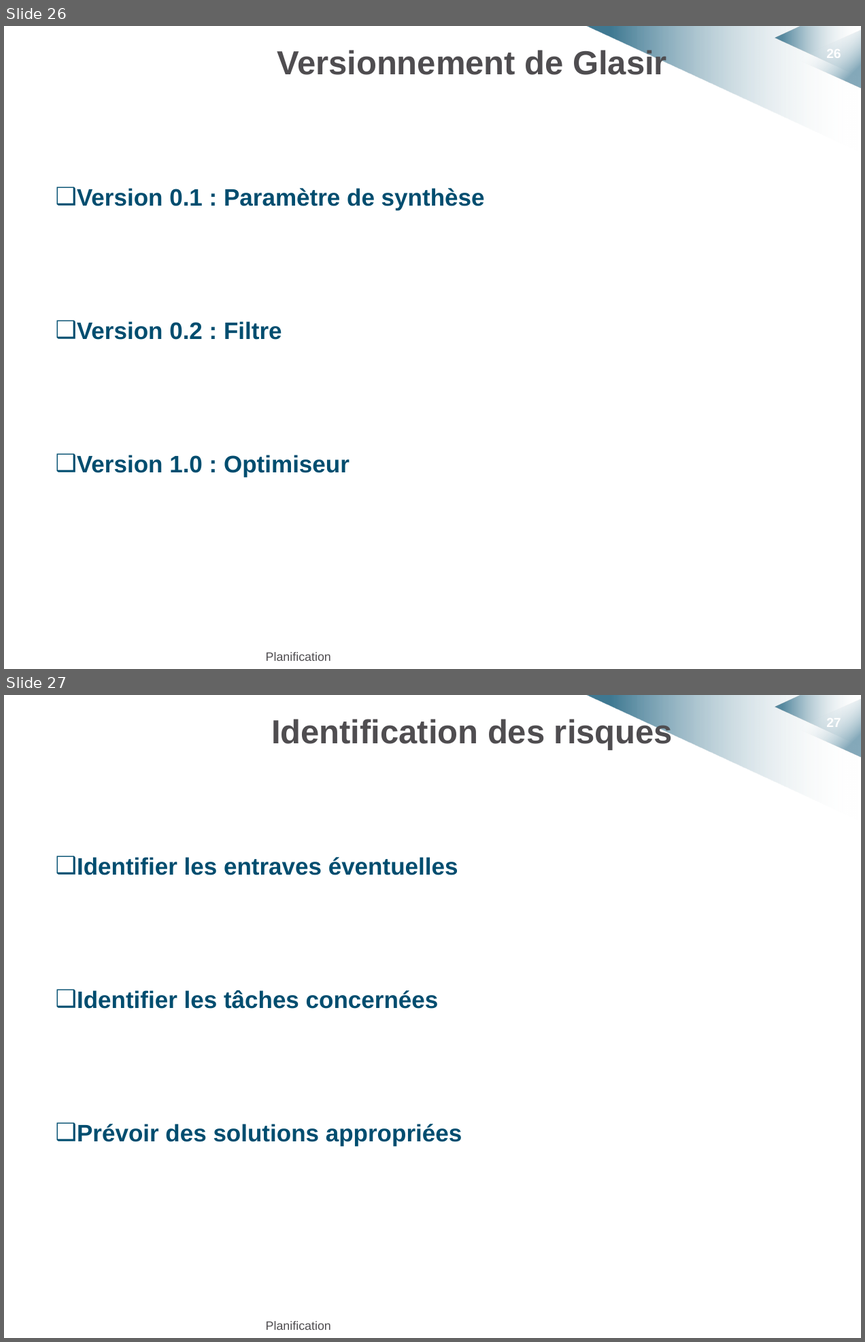
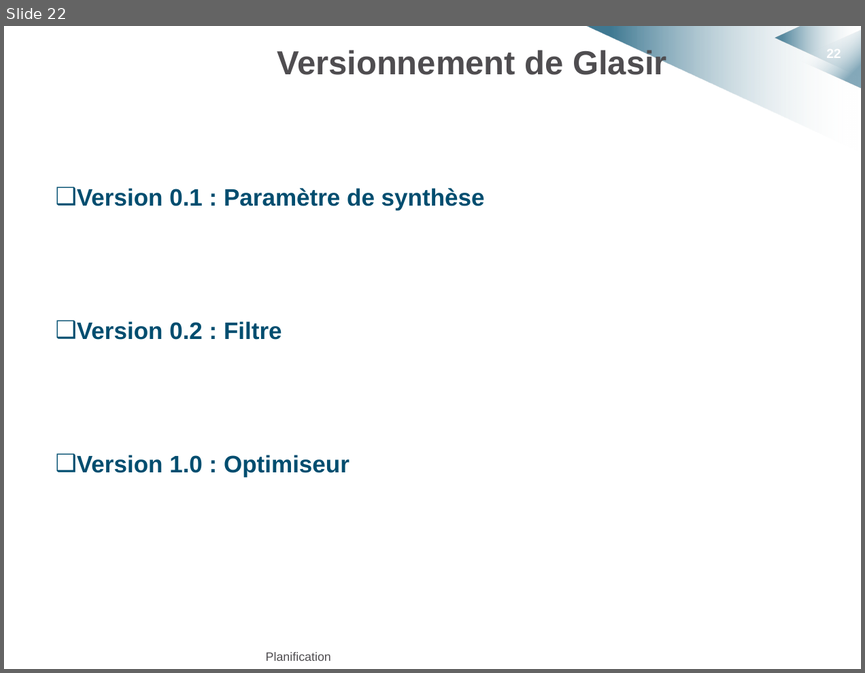
Before and after one commit to HKervadec/korrigolo, a slide deck: soutenances/projet_decembre/soutenance_projet_decembre.pptx. Shown one above the other, each under a label of ours: slides 26 and 27 before the commit, slide 22 after it. The pictures are 865x1342 and 865x673 pixels, drawn with LibreOffice and Linux fonts; fonts in the diff are those of the drawing; background and template pictures are left out. Boxes give left, top, right and bottom in pixels: in the first picture for what was removed or moved away, otherwise in the second. Text is boxed around its words. In the diff, an @@ line names an element or a change of style, - is before the commit and + after.

```diff
--- a/soutenances/projet_decembre/soutenance_projet_decembre.pptx
+++ b/soutenances/projet_decembre/soutenance_projet_decembre.pptx
@@ slide 27 removed at [4,695,861,1338], background #FFFFFF; not listed: 4 template elements that a slide beside it also shows @@
@@ title removed at [271,717,672,750] @@
-Identification des risques
@@ text removed at [77,857,462,1146] @@
-❑ Identifier les entraves éventuelles
-❑ Identifier les tâches concernées
-❑ Prévoir des solutions appropriées
@@ text removed at [266,1321,331,1329] @@
-Planification
@@ what was slide 26 is now slide 22 @@
@@ page number at [826,46,840,61]: text changed @@
-26
+22
```
Also in this commit, not shown: 3 slides changed, 2 slides added, 6 other slides removed.
